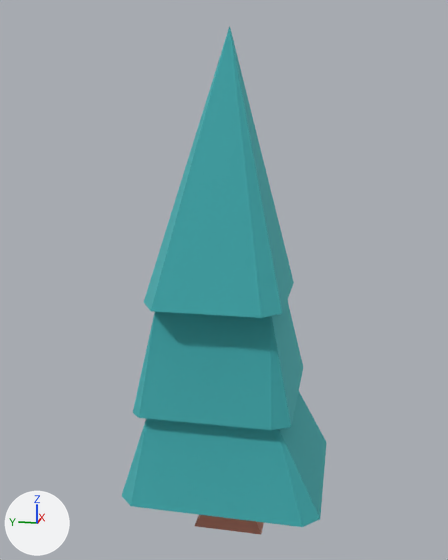
What one commit did to the glTF model public/models/nf2/nature/tree_pineSmallB.glb.
Camera for both pictures: a camera (50 mm lens) standing at (-1.192, -0.217, 0.77) and looking at (0.01, 0.024, 0.469). The axes (+X, +Y, +Z) are drawn at lower left. The lights are the same throughout. The older version comes first. Where no turn or scale is listed for an object, it has been applied to the vertices.

Objects in the first picture: 'tree_pineSmallB'.
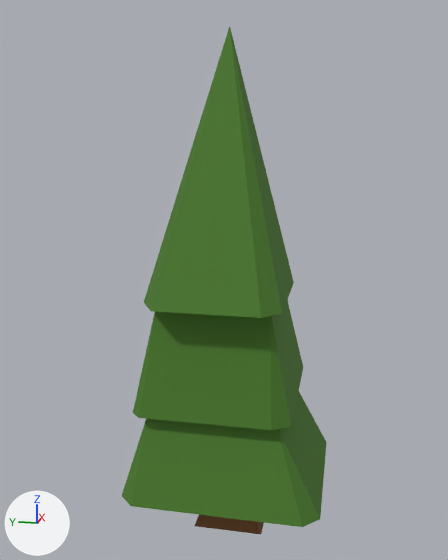
What the commit changed:
In material 'leafsDark' (mat_leafsdark), metallic goes from 1.0 to 0.0.
Material 'leafsDark' (mat_leafsdark) changes colour from cyan #72d3d5 to dark green #4a7a29; in linear values from (0.169, 0.651, 0.667) to (0.0685, 0.195, 0.0222).
Material 'woodBarkDark' (mat_woodbarkdark) changes colour from beige #e7b5a4 to brown #7d5432; in linear values from (0.8, 0.463, 0.369) to (0.205, 0.0887, 0.0319).
Object 'tmpParent' (ob_tmpparent) is deleted.

Pixel boxes [x1, y1, x2, y2] of what changed, in the pictures (448 x 560 px):
'tree_pineSmallB', recoloured, surface changed (cyan to dark green): [122, 26, 326, 534] in both
